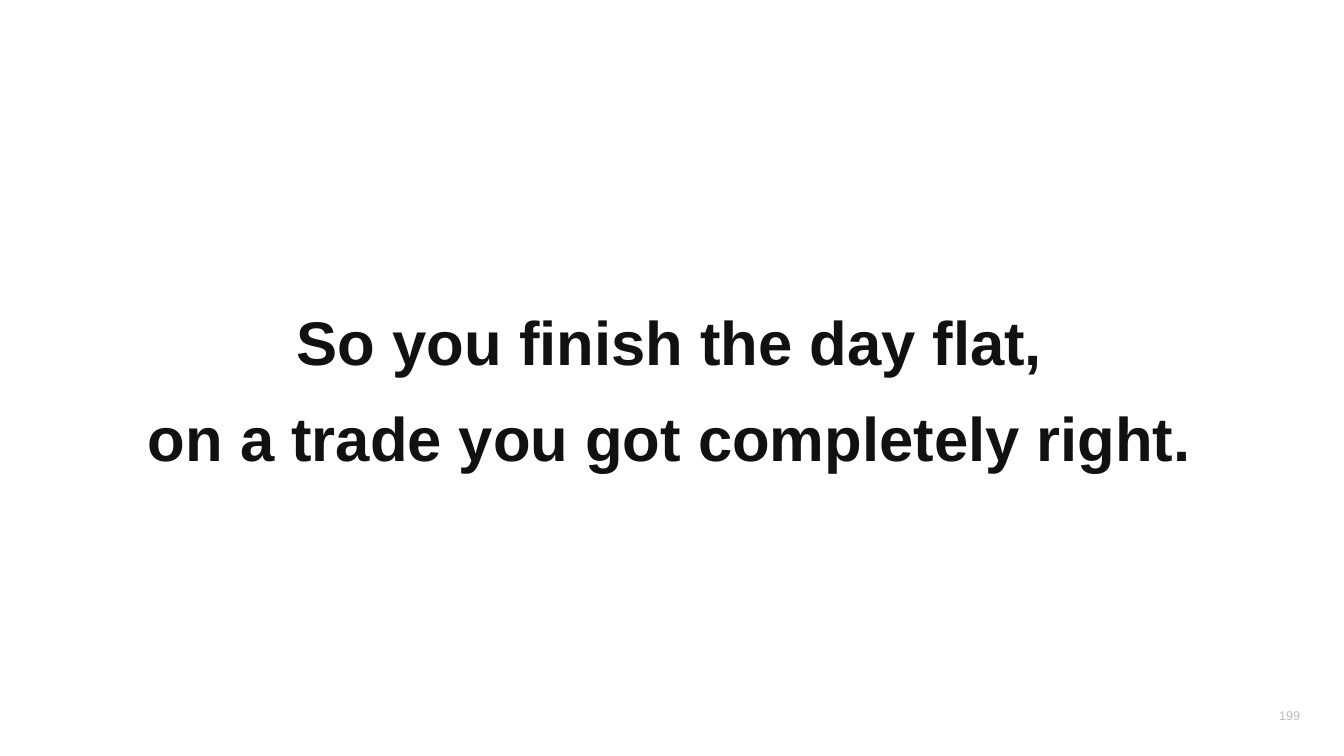
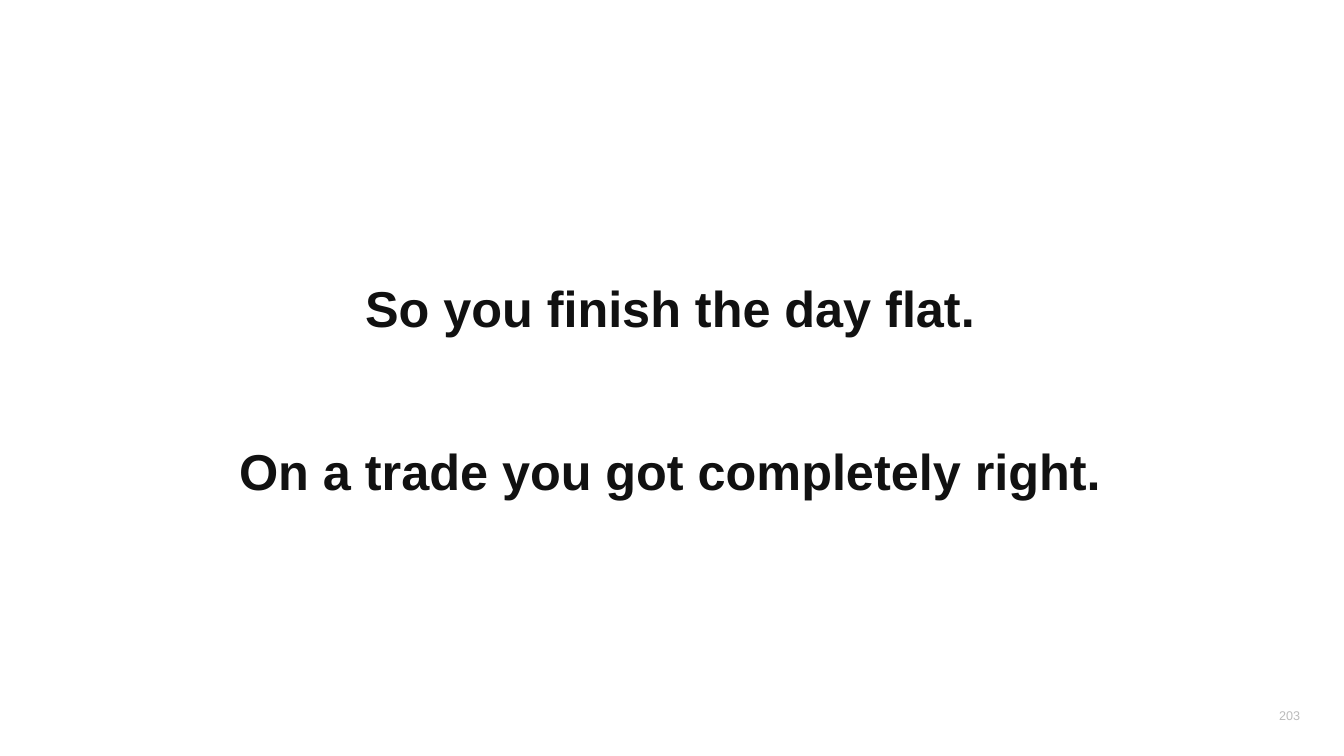
Before and after one commit to heikstepo/webinar-tracking, a slide deck: slide 203 of webinar-rauf/23-DTR-content-section-internal.pptx (slide 199 before the commit). Drawn at 1344x756 pixels with LibreOffice and Linux fonts; fonts in the diff are those of the drawing. Boxes give left, top, right and bottom in pixels: in the first picture for what was removed or moved away, otherwise in the second. Text is boxed around its words. In the diff, an @@ line names an element or a change of style, - is before the commit and + after.

```diff
--- a/webinar-rauf/23-DTR-content-section-internal.pptx
+++ b/webinar-rauf/23-DTR-content-section-internal.pptx
@@ text at bbox=[239, 290, 1101, 500]: text changed; size 44 to 36 pt @@
-So you finish the day flat,
-on a trade you got completely right.
+So you finish the day flat.
+On a trade you got completely right.
@@ text at bbox=[1279, 711, 1300, 720]: text changed @@
-199
+203
```
Also in this commit, not shown: 250 other slides changed, 13 slides added, 4 slides removed, 2 other files.
